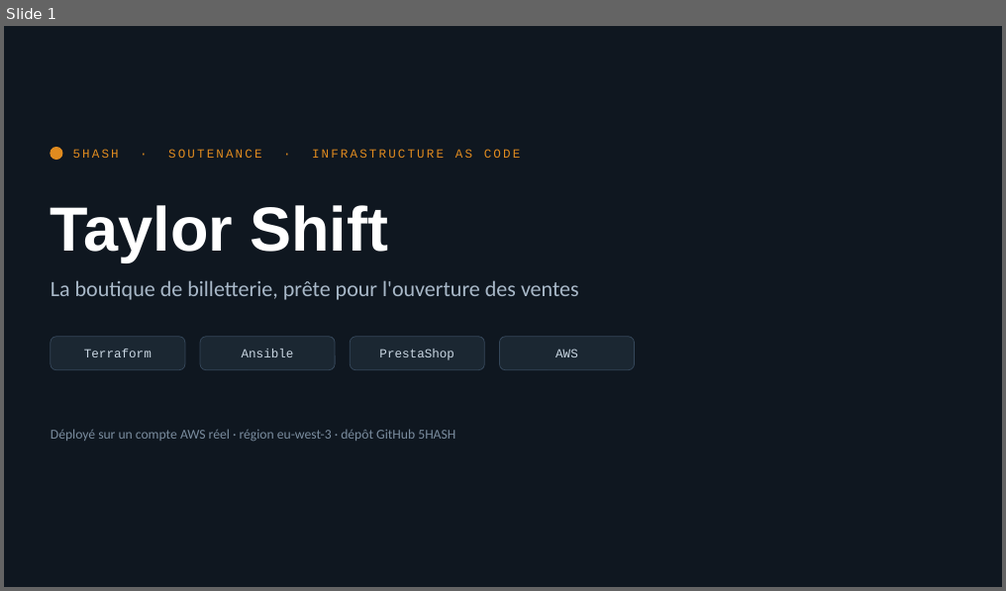
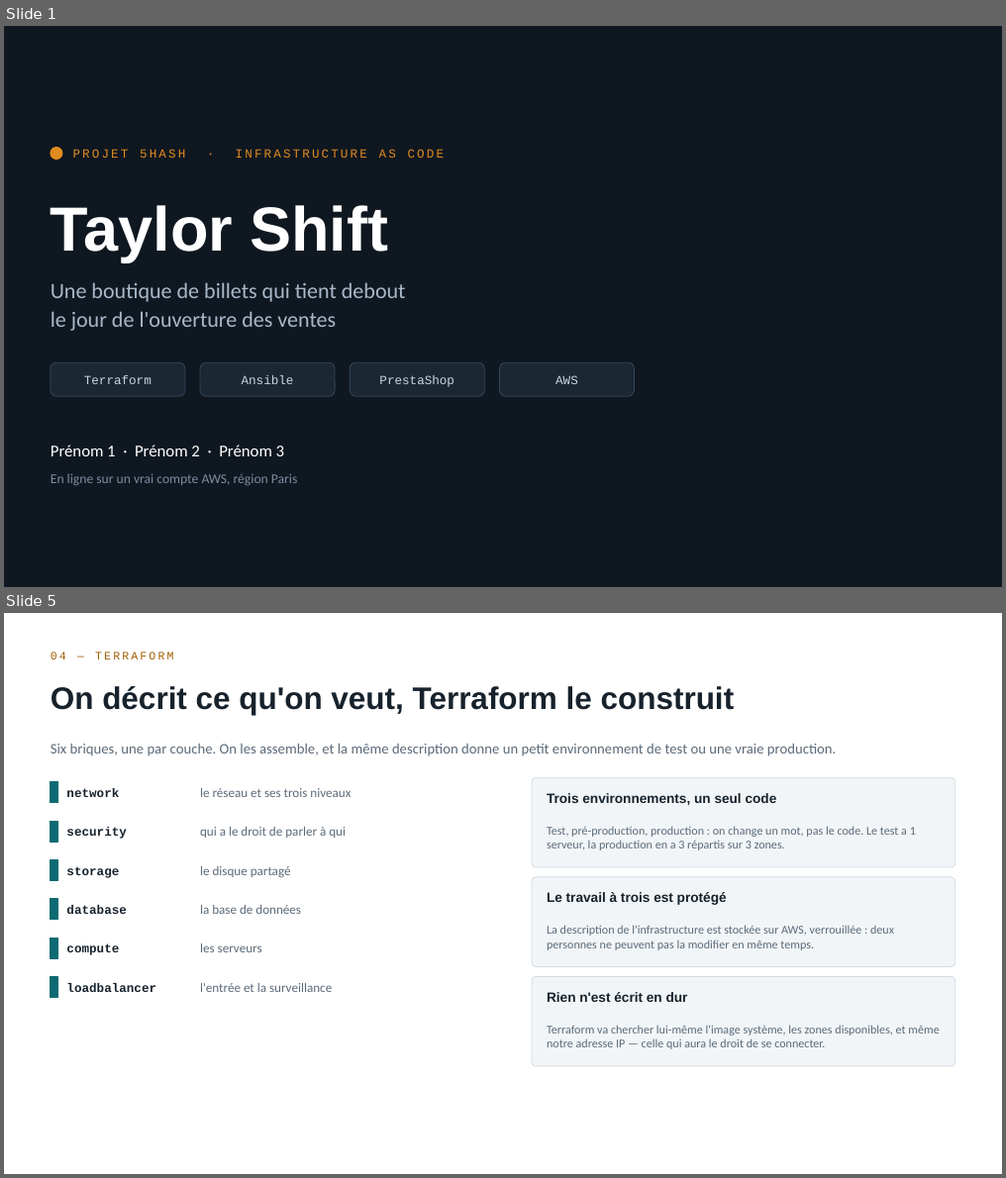
Before and after one commit to rayenebnt/5HASH, a slide deck: docs/soutenance-5hash.pptx. Shown one above the other, each under a label of ours: slide 1 before the commit, slides 1 and 5 after it; the slides between them are not shown. The pictures are 1006x591 and 1006x1178 pixels, drawn with LibreOffice and Linux fonts; fonts in the diff are those of the drawing. Boxes give left, top, right and bottom in pixels: in the first picture for what was removed or moved away, otherwise in the second. Text is boxed around its words. In the diff, an @@ line names an element or a change of style, - is before the commit and + after.

```diff
--- a/docs/soutenance-5hash.pptx
+++ b/docs/soutenance-5hash.pptx
@@ slide 5 added at <box>4,613,1002,1174</box>, background #FFFFFF @@
@@ text added at <box>51,652,173,660</box>, 11 pt, text #9E5D06 @@
+04 — TERRAFORM
@@ text added at <box>51,686,735,715</box>, 30 pt, text #17222C, bold @@
+On décrit ce qu'on veut, Terraform le construit
@@ text added at <box>51,744,836,757</box>, 14 pt, text #5C6B7A @@
+Six briques, une par couche. On les assemble, et la même description donne un petit environnement de test ou une vraie production.
@@ rectangle added at <box>51,782,57,803</box>, fill #0C6A72, outline #0C6A72 1 pt @@
@@ text added at <box>66,788,119,797</box>, 12 pt, text #17222C, bold @@
+network
@@ text added at <box>200,788,350,797</box>, 12.5 pt, text #5C6B7A @@
+le réseau et ses trois niveaux
@@ rounded rectangle added at <box>532,777,955,867</box>, fill #F2F5F7, outline #D3DBE3 0.75 pt @@
@@ text added at <box>547,793,777,805</box>, 13 pt, text #17222C, bold @@
+Trois environnements, un seul code
@@ rectangle added at <box>51,821,57,842</box>, fill #0C6A72, outline #0C6A72 1 pt @@
@@ text added at <box>66,827,126,839</box>, 12 pt, text #17222C, bold @@
+security
@@ text added at <box>200,827,346,838</box>, 12.5 pt, text #5C6B7A @@
+qui a le droit de parler à qui
@@ text added at <box>547,826,916,851</box>, 11.5 pt, text #5C6B7A @@
+Test, pré-production, production : on change un mot, pas le code. Le test a 1 serveur, la production en a 3 répartis sur 3 zones.
@@ rectangle added at <box>51,861,57,881</box>, fill #0C6A72, outline #0C6A72 1 pt @@
@@ text added at <box>66,866,119,878</box>, 12 pt, text #17222C, bold @@
+storage
@@ text added at <box>200,866,291,877</box>, 12.5 pt, text #5C6B7A @@
+le disque partagé
@@ rounded rectangle added at <box>532,877,955,967</box>, fill #F2F5F7, outline #D3DBE3 0.75 pt @@
@@ rectangle added at <box>51,899,57,920</box>, fill #0C6A72, outline #0C6A72 1 pt @@
@@ text added at <box>66,905,126,914</box>, 12 pt, text #17222C, bold @@
+database
@@ text added at <box>200,905,301,914</box>, 12.5 pt, text #5C6B7A @@
+la base de données
@@ text added at <box>547,892,727,905</box>, 13 pt, text #17222C, bold @@
+Le travail à trois est protégé
@@ rectangle added at <box>51,938,57,959</box>, fill #0C6A72, outline #0C6A72 1 pt @@
@@ text added at <box>547,925,894,951</box>, 11.5 pt, text #5C6B7A @@
+La description de l'infrastructure est stockée sur AWS, verrouillée : deux personnes ne peuvent pas la modifier en même temps.
@@ text added at <box>66,944,119,956</box>, 12 pt, text #17222C, bold @@
+compute
@@ text added at <box>200,944,262,953</box>, 12.5 pt, text #5C6B7A @@
+les serveurs
@@ rectangle added at <box>51,977,57,998</box>, fill #0C6A72, outline #0C6A72 1 pt @@
@@ text added at <box>66,983,156,992</box>, 12 pt, text #17222C, bold @@
+loadbalancer
@@ text added at <box>200,983,332,992</box>, 12.5 pt, text #5C6B7A @@
+l'entrée et la surveillance
@@ rounded rectangle added at <box>532,977,955,1066</box>, fill #F2F5F7, outline #D3DBE3 0.75 pt @@
@@ text added at <box>547,992,688,1002</box>, 13 pt, text #17222C, bold @@
+Rien n'est écrit en dur
@@ text added at <box>547,1025,939,1050</box>, 11.5 pt, text #5C6B7A @@
+Terraform va chercher lui-même l'image système, les zones disponibles, et même notre adresse IP — celle qui aura le droit de se connecter.
@@ slide 1 changed as well @@
@@ text at <box>73,149,445,158</box>: text changed @@
-5HASH · SOUTENANCE · INFRASTRUCTURE AS CODE
+PROJET 5HASH · INFRASTRUCTURE AS CODE
@@ text at <box>51,282,406,331</box>: text changed @@
-La boutique de billetterie, prête pour l'ouverture des ventes
+Une boutique de billets qui tient debout
+le jour de l'ouverture des ventes
@@ 4 texts, 4 rounded rectangles: place and size @@
-4 texts, 4 rounded rectangles at <box>51,337,635,371</box>
+4 texts, 4 rounded rectangles at <box>51,363,635,396</box>
@@ text at <box>51,445,284,457</box>: text changed; size 13 to 16 pt; text colour #7A8C9E to #FFFFFF @@
-Déployé sur un compte AWS réel · région eu-west-3 · dépôt GitHub 5HASH
+Prénom 1 · Prénom 2 · Prénom 3
@@ text added at <box>51,473,298,485</box>, 13 pt, text #7A8C9E @@
+En ligne sur un vrai compte AWS, région Paris
```
Also in this commit, not shown: 6 other slides changed, 4 other slides added, 5 slides removed, 2 other files.
